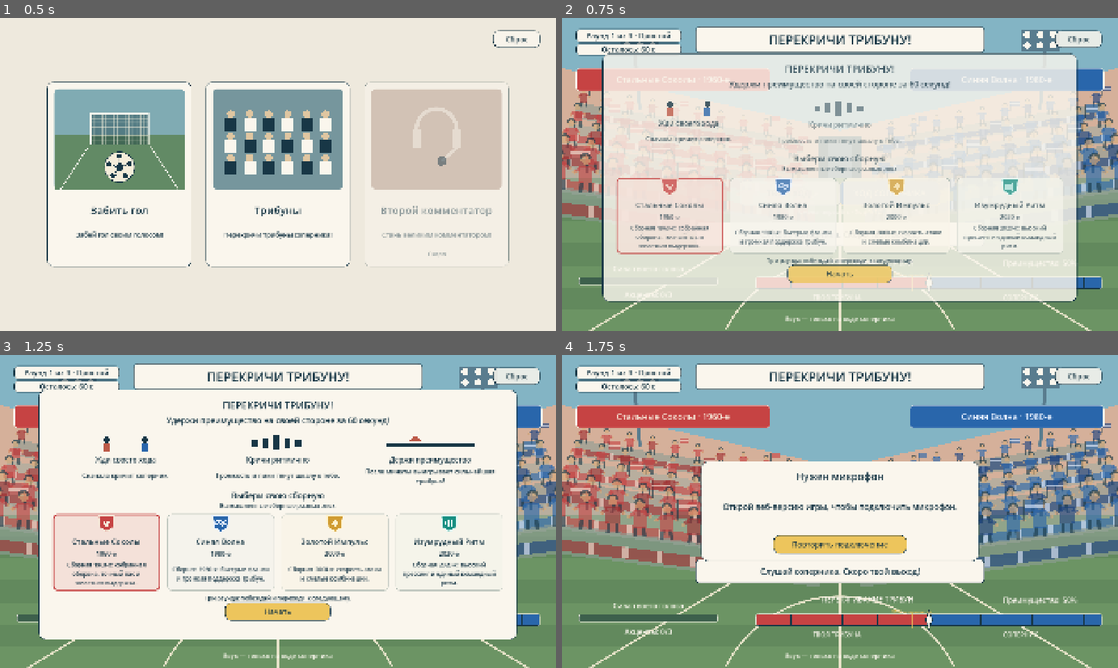
Above: before the commit, frames 1-4 (two rows, left to right).
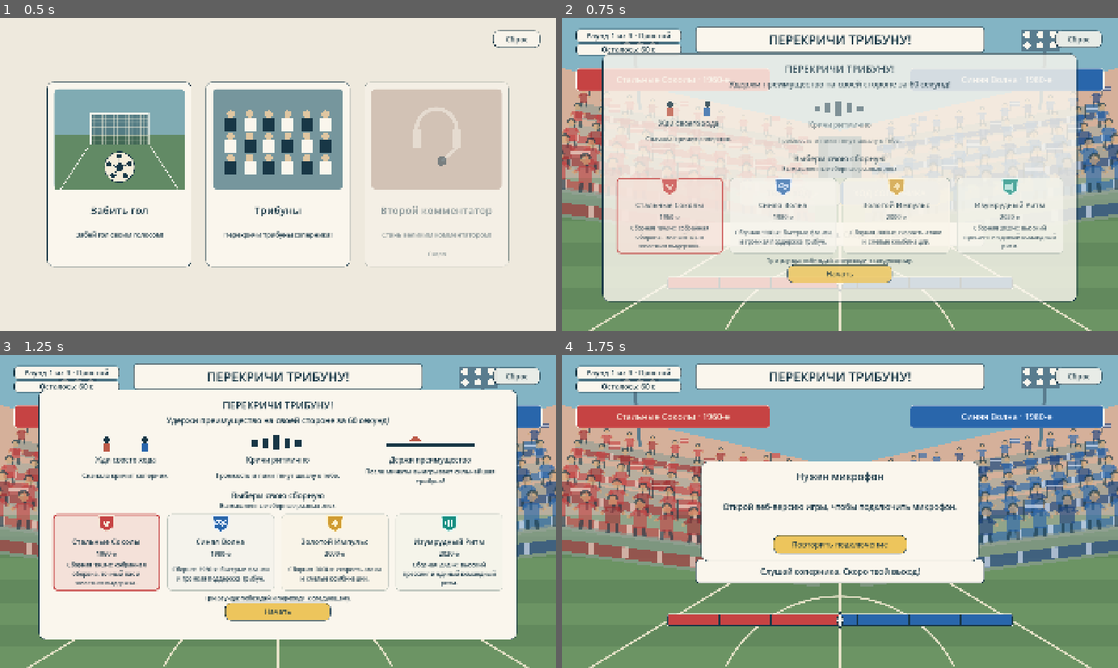
Above: after the commit, the same moments.

Repository: messagetomedium/CODEX
Game: Godot game, scene res://scenes/MainMenu.tscn
Same seed, same stepped clock (60 frames per second), same inputs: the game is played once before the commit and once after it.
Inputs:
- Up to frame 1 (0.5 s): no input
- Up to frame 2 (0.75 s): click "Трибуны" at 0.5 s
- Up to frame 3 (1.25 s): no input
- Up to frame 4 (1.75 s): click "Начать" at 1.25 s

Frame 1 is identical in both runs. In frame 2, 1.1% of the frame differs, in the area x 3-98%, y 78-98%; in frame 3, 0.4%; in frame 4, 3.3%, in the area x 3-98%, y 77-98%.

Commit message:
Simplify Stands HUD and center the support bar

Diff:
--- a/data/config/stands_gameplay.json
+++ b/data/config/stands_gameplay.json
@@ -9,7 +9,6 @@
     "initial": 50.0,
     "center": 50.0,
     "draw_tolerance": 0.5,
-    "visual_player_target_marker": 55.0,
     "opponent_loss_per_full_turn": 5.0,
     "player_gain_max_per_turn": 10.0,
     "loudness_weight": 0.65,
--- a/data/config/stands_layout.json
+++ b/data/config/stands_layout.json
@@ -67,73 +67,18 @@
       0.18,
       0.08
     ],
-    "switch": [
-      0.34,
-      0.603,
-      0.32,
-      0.033
-    ],
     "chant": [
       0.24,
       0.654,
       0.52,
       0.075
     ],
-    "voice_label": [
-      0.03,
-      0.782,
-      0.25,
-      0.038
-    ],
-    "voice_meter": [
-      0.03,
-      0.829,
-      0.25,
-      0.025
-    ],
-    "peaks": [
-      0.03,
-      0.866,
-      0.25,
-      0.038
-    ],
-    "tug_label": [
-      0.35,
-      0.765,
-      0.4,
-      0.032
-    ],
-    "score": [
-      0.75,
-      0.765,
-      0.22,
-      0.038
-    ],
     "tug": [
-      0.35,
+      0.19,
       0.83,
       0.62,
       0.035
-    ],
-    "player_side": [
-      0.35,
-      0.879,
-      0.29,
-      0.03
-    ],
-    "opponent_side": [
-      0.68,
-      0.879,
-      0.29,
-      0.03
-    ],
-    "footnote": [
-      0.21,
-      0.943,
-      0.58,
-      0.035
-    ],
-    "target_marker_y": 0.04
+    ]
   },
   "world": {
     "sky": "#83b4c4",
--- a/data/config/ui.ru.json
+++ b/data/config/ui.ru.json
@@ -292,26 +292,12 @@
       "top_banner": "ПЕРЕКРИЧИ ТРИБУНУ!",
       "round": "Раунд {round}",
       "time_left": "Осталось: {seconds} с",
-      "your_team": "ТВОЯ ТРИБУНА",
-      "rival_team": "СОПЕРНИК",
-      "tug_label": "ПЕРЕТЯГИВАНИЕ ТРИБУН",
-      "target_label": "Удержи шкалу на своей стороне",
-      "voice_label": "Сила твоего голоса",
-      "peaks": "Акценты: {peaks}/{targetPeaks}",
-      "score": "Преимущество: {score}%",
-      "target_marker": "55% — ориентир",
-      "center_marker": "50%",
-      "level": "Раунд {round} из {levelCount}",
-      "sound_hint": "Звук — только на ходе соперника",
-      "voice_wait": "Сейчас голос не учитывается",
-      "voice_go": "Громче и с отдельными акцентами",
-      "turn_number": "Ход {turn}/{turnCount}"
+      "level": "Раунд {round} из {levelCount}"
     },
     "turn": {
       "player": "ТВОЙ ХОД!",
       "opponent": "ХОД СОПЕРНИКА",
       "wait_caption": "Слушай соперника. Скоро твой выход!",
-      "switch_in": "Смена через {seconds} с",
       "go_caption": "Громче и ритмичнее!"
     },
     "chants": [
@@ -351,9 +337,7 @@
       "game_win": "Победа во всех раундах!",
       "game_summary": "Все раунды пройдены. Отличная поддержка!",
       "round_hint": "Для следующего раунда нужна победа.",
-      "draw_hint": "Ровная борьба. Попробуй ещё раз!",
-      "score_explainer": "Победа выше 50,5%. Метка 55% — запас преимущества.",
-      "peak_summary": "Выраженных акцентов: {peaks}"
+      "draw_hint": "Ровная борьба. Попробуй ещё раз!"
     },
     "difficulty": {
       "level_1": "Простой",
--- a/scripts/stands/stands_level.gd
+++ b/scripts/stands/stands_level.gd
@@ -199,7 +199,7 @@
 	previous_loudness = loudness
 	previous_input_turn = match_model.turn_index
 	world.player.set_intensity(loudness)
-	hud.present(match_model,level_index+1,loudness)
+	hud.present(match_model,level_index+1)
 
 func _mic_error(raw: Dictionary, now: int) -> void:
 	clock.pause(now)
@@ -209,7 +209,6 @@
 	previous_input_turn = -1
 	detector.loudness = 0
 	state = State.MIC_ERROR
-	App.animations.follow_value(hud.meter,^"value",0,"stands.voice_meter_response")
 	var key: String = {"denied":"permissionDenied","not-found":"notFound","busy":"busy"}.get(str(raw.status),"generic")
 	var code: String = raw.get("errorCode","")
 	if code in ["native","insecure","unsupported","disconnected","interrupted"]:
@@ -227,13 +226,13 @@
 	var won: bool = match_model.outcome == "win"
 	var all_won: bool = won and level_index == level_ids.size()-1
 	var teams: Array = App.config.data.stands_teams.teams
-	var values := {"round":level_index+1,"score":snappedf(match_model.score,.1),"peaks":match_model.total_peaks,"playerTeam":App.texts.text(teams[player_index].name_key),"opponentTeam":App.texts.text(teams[opponent_index].name_key)}
+	var values := {"round":level_index+1,"score":snappedf(match_model.score,.1),"playerTeam":App.texts.text(teams[player_index].name_key),"opponentTeam":App.texts.text(teams[opponent_index].name_key)}
 	var phrases: Array = App.config.data["ui.ru"].stands.results[match_model.outcome]
 	var title := str(phrases[rng.randi_range(0,phrases.size()-1)])
 	if won:title = App.texts.text("stands.results.game_win" if all_won else "stands.results.round_win",values)
 	var actions: Array = [{"id":"retry","label":App.texts.text("common.actions.restartGame" if all_won else "common.actions.retry")},{"id":"menu","label":App.texts.text("common.actions.menu")}]
 	if not all_won:actions.append({"id":"next","label":App.texts.text("common.actions.next"),"disabled":not won})
-	overlays.show_info({"kind":"final" if all_won or not won el …(316 unchanged characters)… ts.text("stands.results.summary",values),App.texts.text("stands.results.peak_summary",values)],"actions":actions},"final")
+	overlays.show_info({"kind":"final" if all_won or not won el …(316 unchanged characters)… ts.text("stands.results.summary",values)],"actions":actions},"final")
 	(world.player if won else world.opponent).set_state("win")
 	hud.present(match_model,level_index+1)
 
--- a/scripts/stands/ui/stands_hud.gd
+++ b/scripts/stands/ui/stands_hud.gd
@@ -1,15 +1,10 @@
 extends Control
 const UI = preload("res://scripts/ui/ui_factory.gd")
-const Crest = preload("res://scripts/stands/ui/team_crest.gd")
-const Geometry = preload("res://scripts/stands/logic/tug_geometry.gd")
 const Tug = preload("res://scripts/stands/ui/tug_bar.gd")
 var labels: Dictionary = {}
 var plates: Dictionary = {}
 var tug: Control
-var meter: ProgressBar
 var turn_seen := -1
-var countdown_seen := -1
-var peaks_seen := 0
 var left_team: Dictionary
 var right_team: Dictionary
 
@@ -35,8 +30,6 @@
 	panel("banner",App.texts.text("stands.hud.top_banner"),fonts.banner)
 	panel("round","",fonts.round)
 	panel("time","",fonts.round)
-	for id in ["switch","voice_label","peaks","tug_label","score","player_side","opponent_side","footnote"]:
-		labels[id]=UI.label(self,"",rect(id),fonts.small if id in ["switch","footnote","player_side","opponent_side"] else fonts.label,UI.PAPER if id not in ["round","time"] else UI.INK)
 	panel("player_name","",fonts.team)
 	panel("opponent_name","",fonts.team)
 	panel("player_turn",App.texts.text("stands.turn.player"),fonts.turn)
@@ -46,24 +39,7 @@
 	tug.name="TugBar"
 	tug.position=rect("tug").position
 	tug.size=rect("tug").size
-	tug.target_marker=App.config.data.stands_gameplay.score.visual_player_target_marker
 	add_child(tug)
-	var target_x: float = Geometry.marker_fraction(tug.target_marker)*tug.size.x
-	UI.label(tug,App.texts.text("stands.hud.target_marker"),Rect2(target_x-115,-22,230,18),16,UI.ACCENT)
-	meter=ProgressBar.new()
-	meter.name="VoiceMeter"
-	meter.position=rect("voice_meter").position
-	meter.size=rect("voice_meter").size
-	meter.show_percentage=false
-	meter.mouse_filter=Control.MOUSE_FILTER_IGNORE
-	meter.add_theme_stylebox_override("background",UI.style(Color("#3d604c"),UI.PAPER,5))
-	meter.add_theme_stylebox_override("fill",UI.style(UI.ACCENT,Color.TRANSPARENT,5))
-	add_child(meter)
-	labels.voice_label.text=App.texts.text("stands.hud.voice_label")
-	labels.tug_label.text=App.texts.text("stands.hud.tug_label")
-	labels.player_side.text=App.texts.text("stands.hud.your_team")
-	labels.opponent_side.text=App.texts.text("stands.hud.rival_team")
-	labels.footnote.text=App.texts.text("stands.hud.sound_hint")
 
 func set_teams(left: Dictionary, right: Dictionary) -> void:
 	left_team=left
@@ -78,19 +54,12 @@
 
 func reset_round() -> void:
 	turn_seen=-1
-	countdown_seen=-1
-	peaks_seen=0
 	tug.value=App.config.data.stands_gameplay.score.initial
 
-func present(model: RefCounted, number: int, level: float=0) -> void:
+func present(model: RefCounted, number: int) -> void:
 	var is_player: bool=model.player_turn()
-	var turn: Dictionary=model.turns[model.turn_index]
 	labels.round.text=App.texts.text("stands.hud.level",{"round":number,"levelCount":App.config.data.stands_gameplay.levels.values().filter(func(profile):return profile.enabled).size()})+" · "+App.texts.text(model.difficulty.name_key)
 	labels.time.text=App.texts.text("stands.hud.time_left",{"seconds":ceili(maxf(0,model.difficulty.duration_seconds-model.elapsed))})
-	labels.score.text=App.texts.text("stands.hud.score",{"score":snappedf(model.score,.1)})
-	labels.peaks.text=App.texts.text("stands.hud.peaks",{"peaks":mini(model.peaks_count,int(model.difficulty.target_peaks)),"targetPeaks":model.difficulty.target_peaks})
-	var countdown:=ceili(model.turn_remaining())
-	labels.switch.text=App.texts.text("stands.turn.switch_in",{"seconds":countdown})+" · "+App.texts.text("stands.hud.turn_number",{"turn":model.turn_index+1,"turnCount":model.turns.size()})
 	if turn_seen!=model.turn_index:
 		turn_seen=model.turn_index
 		tug.set_turn(is_player)
@@ -105,11 +74,4 @@
 		labels.chant.text=str(chants[(model.turn_index/2) % chants.size()]) if is_player else App.texts.text("stands.turn.wait_caption")
 		labels.chant.add_theme_font_size_override("font_size",App.config.data.stands_layout.fonts.chant if is_player else 28)
 		App.animations.play(plates.chant,"stands.chant_caption_enter")
-	if countdown_seen!=countdown:
-		countdown_seen=countdown
-		App.animations.play(labels.switch,"stands.turn_countdown_tick")
-	if peaks_seen!=model.peaks_count:
-		if model.peaks_count>peaks_seen:App.animations.play(labels.peaks,"stands.peak_flash")
-		peaks_seen=model.peaks_count
-	tug.follow_score(model.score)
-	App.animations.follow_value(meter,^"value",level*100 if is_player and not model.finished else 0.0,"stands.voice_meter_response")
+	tug.follow_score(model.score,model.finished)
--- a/scripts/stands/ui/tug_bar.gd
+++ b/scripts/stands/ui/tug_bar.gd
@@ -3,7 +3,6 @@
 const UI = preload("res://scripts/ui/ui_factory.gd")
 var player_color := Color("#c64343")
 var opponent_color := Color("#2966ab")
-var target_marker := 55.0
 var value := 50.0:
 	set(next):
 		value = clampf(next, 0, 100)
@@ -18,9 +17,10 @@
 			tween.kill()
 	set_meta("ui_follow_target", -1.0)
 
-func follow_score(score: float) -> void:
+func follow_score(score: float, finished: bool = false) -> void:
 	# Smoothing must never reverse the displayed direction at a turn boundary.
-	var target := maxf(score, value) if is_player_turn else minf(score, value)
+	# At completion, show the final score even though no side has an active turn.
+	var target := score if finished else (maxf(score, value) if is_player_turn else minf(score, value))
 	App.animations.follow_value(self, ^"value", target, "stands.tug_marker_follow")
 
 func _draw() -> void:
@@ -29,9 +29,11 @@
 	draw_style_box(UI.style(UI.INK, UI.PAPER, 7), Rect2(Vector2(-3,-3), size+Vector2(6,6)))
 	for i in 20:
 		draw_rect(Rect2(i*w/20+1, 1, w/20-2, h-2), player_color if i<10 else opponent_color)
-	draw_line(Vector2(w/2,-9),Vector2(w/2,h+9),UI.PAPER,3,true)
-	var target := Geometry.marker_fraction(target_marker) * w
-	draw_line(Vector2(target,-7),Vector2(target,h+7),UI.ACCENT,4,true)
+	# The white segment matches the actual inclusive draw range.
+	var scoring: Dictionary = App.config.data.stands_gameplay.score
+	var neutral_left := Geometry.marker_fraction(scoring.center+scoring.draw_tolerance)*w
+	var neutral_right := Geometry.marker_fraction(scoring.center-scoring.draw_tolerance)*w
+	draw_rect(Rect2(neutral_left,1,neutral_right-neutral_left,h-2),Color.WHITE)
 	var x := Geometry.marker_fraction(value) * w
 	draw_colored_polygon(PackedVector2Array([Vector2(x,-13),Vector2(x+12,h/2),Vector2(x,h+13),Vector2(x-12,h/2)]),UI.PAPER)
 	draw_polyline(PackedVector2Array([Vector2(x,-13),Vector2(x+12,h/2),Vector2(x,h+13),Vector2(x-12,h/2),Vector2(x,-13)]),UI.INK,2,true)
--- a/tests/stands_visual_review.gd
+++ b/tests/stands_visual_review.gd
@@ -36,7 +36,7 @@
 			review_ms+=int(ceil(turn.end*1000))+750
 			level._process(.016)
 			level.world.player.set_intensity(.9)
-			level.hud.present(level.match_model,level.level_index+1,.9)
+			level.hud.present(level.match_model,level.level_index+1)
 		elif mode=="opponent":
 			review_ms+=2200
 			level._process(.016)
Binary file added: docs/review/stands-hud/game-win.png
Binary file added: docs/review/stands-hud/level-3-4x3.png
Binary file added: docs/review/stands-hud/opponent.png
Binary file added: docs/review/stands-hud/player.png
Not shown, changed: CHANGELOG.md
Not shown, changed: GDD_Matryoshka_v1.0.md
Not shown, changed: SCREEN_SCRIPT_UI_v1.0.md
Not shown, changed: STANDS_GAMEPLAY.md
Not shown, changed: TECH_ARCHITECTURE_v1.0.md
Not shown, changed: TEST_REPORT_STANDS.md
Not shown, added: TEST_REPORT_STANDS_HUD.md
Not shown, changed: WEB_PREVIEW.md
